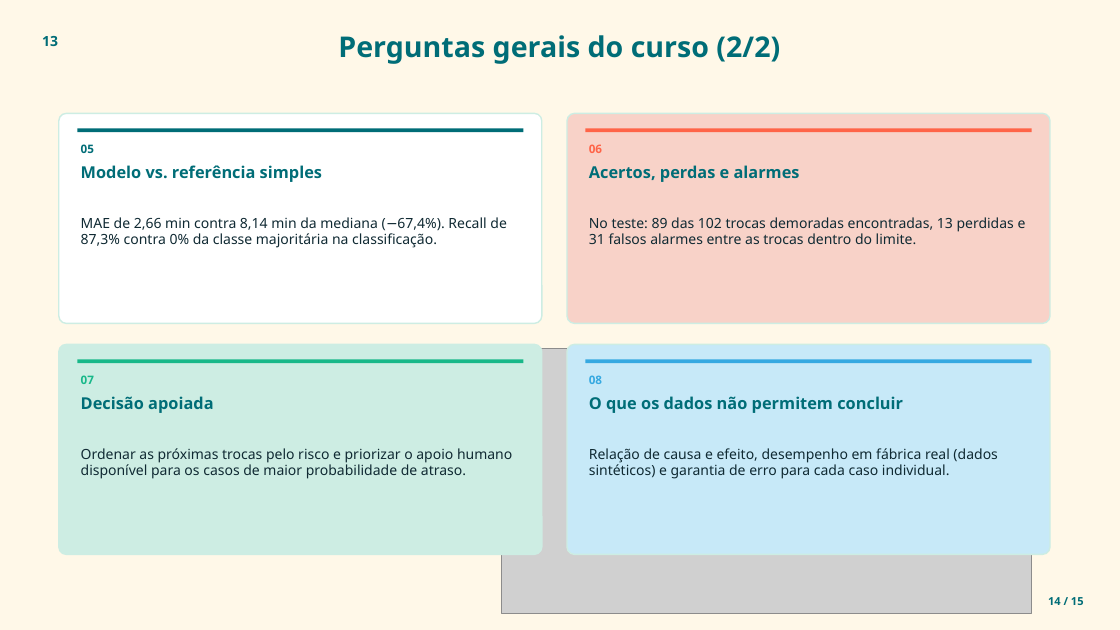
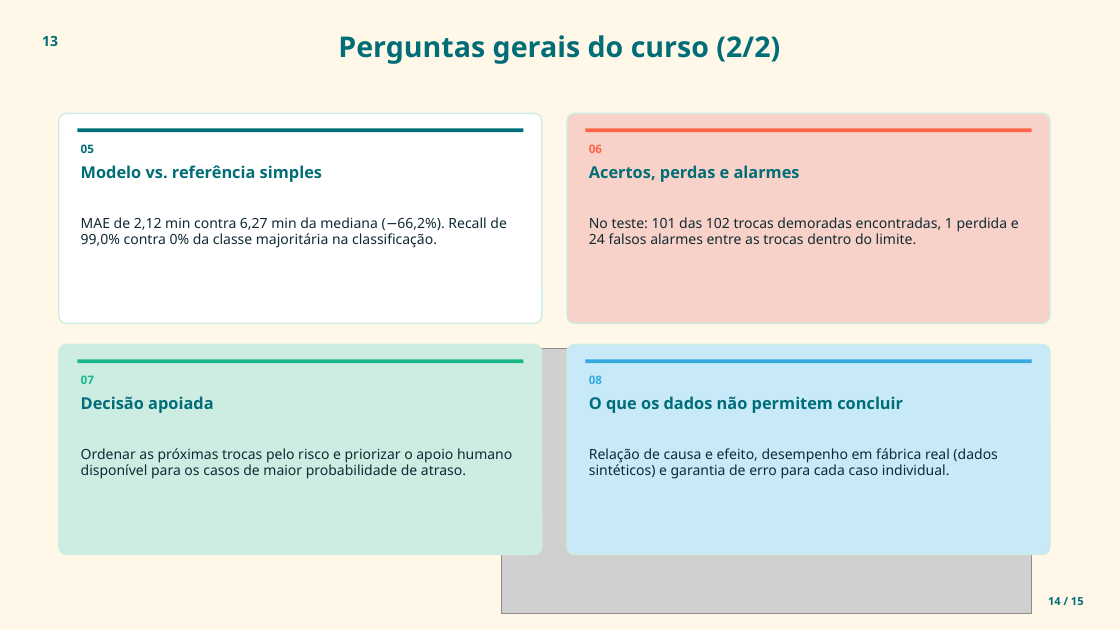
Before and after one commit to JulianaBallin/SMT-Changeover-Prediction, a slide deck: slide 14 of docs/apresentacao/apresentacao_smt_em_tempo.pptx. Drawn at 1120x630 pixels with LibreOffice and Linux fonts; fonts in the diff are those of the drawing; grey boxes stand for pictures. Boxes give left, top, right and bottom in pixels: in the first picture for what was removed or moved away, otherwise in the second. Text is boxed around its words. In the diff, an @@ line names an element or a change of style, - is before the commit and + after.

```diff
--- a/docs/apresentacao/apresentacao_smt_em_tempo.pptx
+++ b/docs/apresentacao/apresentacao_smt_em_tempo.pptx
@@ text at <box>81,217,507,248</box>: text changed @@
-MAE de 2,66 min contra 8,14 min da mediana (−67,4%). Recall de 87,3% contra 0% da classe majoritária na classificação.
+MAE de 2,12 min contra 6,27 min da mediana (−66,2%). Recall de 99,0% contra 0% da classe majoritária na classificação.
@@ text at <box>589,217,1019,244</box>: text changed @@
-No teste: 89 das 102 trocas demoradas encontradas, 13 perdidas e 31 falsos alarmes entre as trocas dentro do limite.
+No teste: 101 das 102 trocas demoradas encontradas, 1 perdida e 24 falsos alarmes entre as trocas dentro do limite.
```
Also in this commit, not shown: 5 other slides changed, 2 other files.
